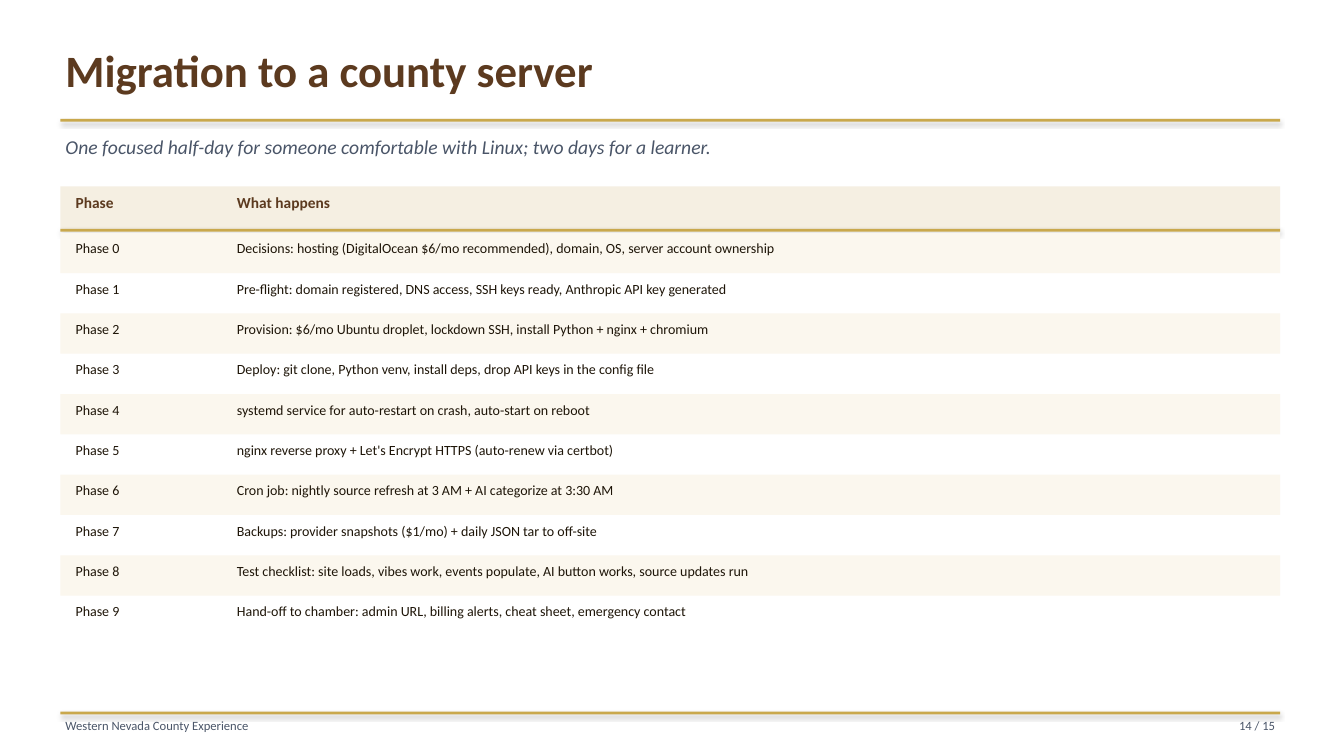
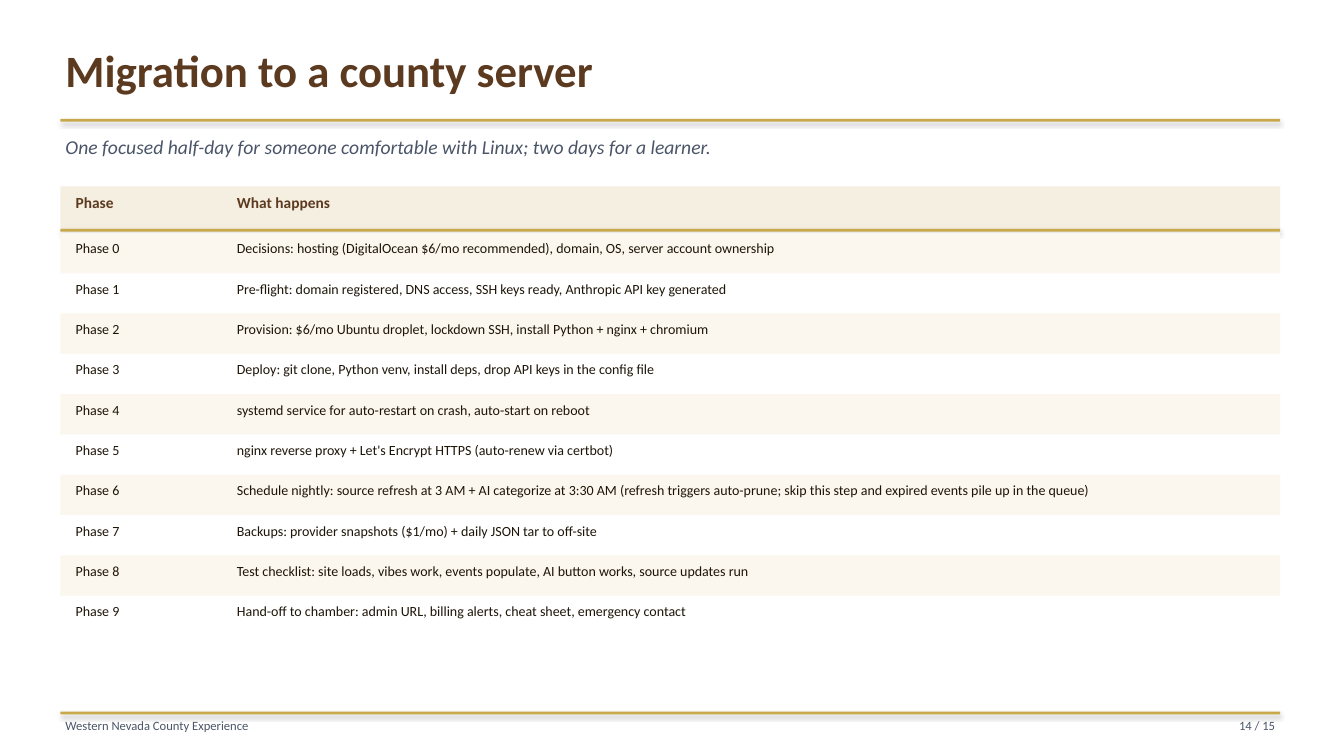
Before and after one commit to liammlrb-eng/nevada-county-experiences, a slide deck: slide 14 of demo_pitch.pptx. Drawn at 1344x756 pixels with LibreOffice and Linux fonts; fonts in the diff are those of the drawing. Boxes give left, top, right and bottom in pixels: in the first picture for what was removed or moved away, otherwise in the second. Text is boxed around its words. In the diff, an @@ line names an element or a change of style, - is before the commit and + after.

Commit message:
Call out scheduling on the migration slide too
The migration slide already mentioned a Phase 6 cron job, but it was
just one bullet among ten — easy to overlook when re-hosting. Make the
consequence explicit on the slide and elaborate in the long-form PDF
so whoever does the migration knows skipping Phase 6 leaves expired
records piling up in the admin queue (visitors are still fine — the
site filters client-side).

```diff
--- a/demo_pitch.pptx
+++ b/demo_pitch.pptx
@@ text at (237,485,1089,498): text changed @@
-Cron job: nightly source refresh at 3 AM + AI categorize at 3:30 AM
+Schedule nightly: source refresh at 3 AM + AI categorize at 3:30 AM (refresh triggers auto-prune; skip this step and expired events pile up in the queue)
```
Also in this commit, not shown: 6 other files.
